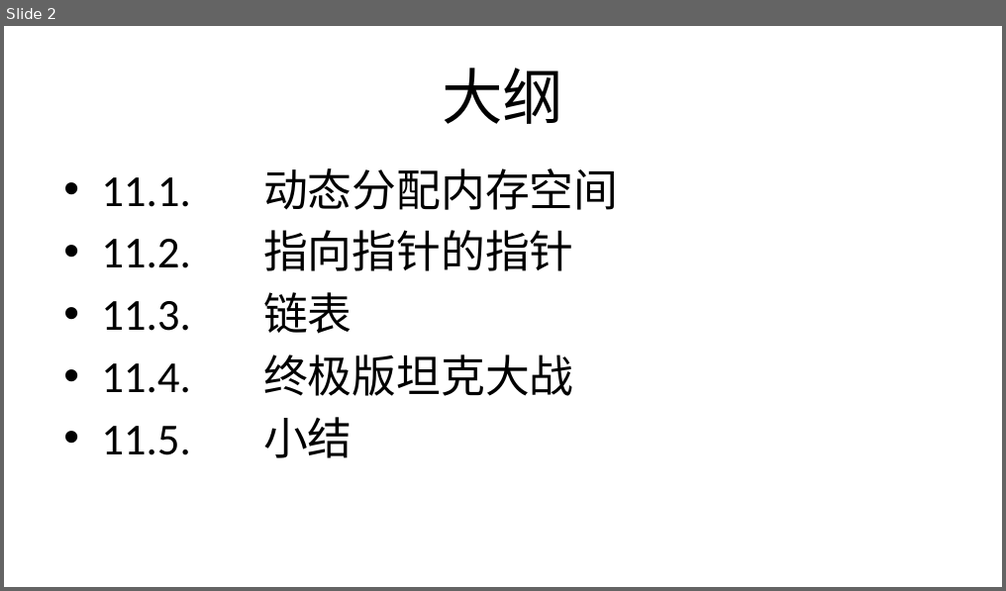
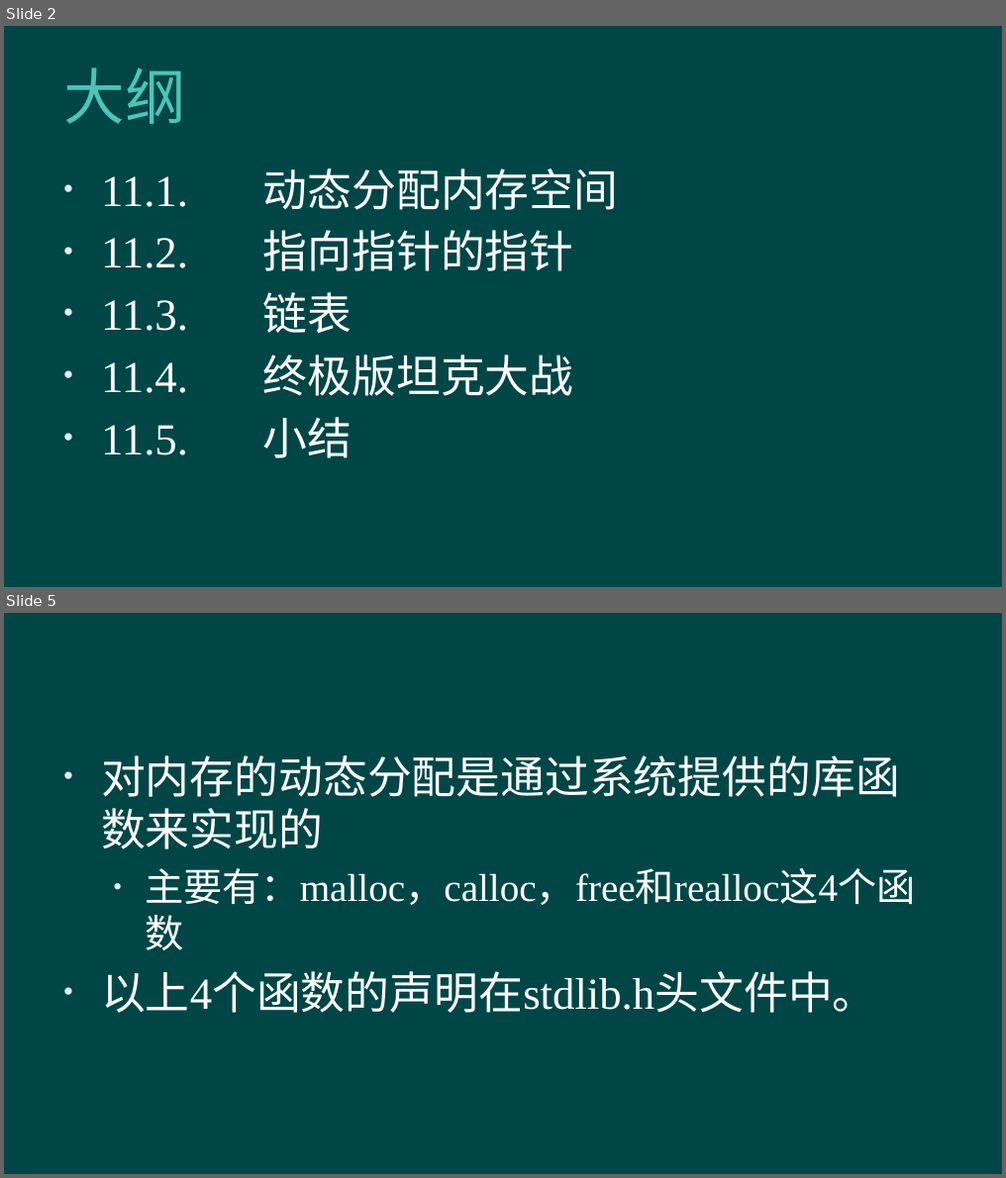
Before and after one commit to hanhonglei/Course_BasicGameProgramming, a slide deck: 第11章 指针的高级应用/第11章 指针的高级应用.pptx. Shown one above the other, each under a label of ours: slide 2 before the commit, slides 2 and 5 after it; the slides between them are not shown. The pictures are 1006x591 and 1006x1178 pixels, drawn with LibreOffice and Linux fonts; fonts in the diff are those of the drawing; background and template pictures are left out. Boxes give left, top, right and bottom in pixels: in the first picture for what was removed or moved away, otherwise in the second. Text is boxed around its words. In the diff, an @@ line names an element or a change of style, - is before the commit and + after.

```diff
--- a/第11章 指针的高级应用/第11章 指针的高级应用.pptx
+++ b/第11章 指针的高级应用/第11章 指针的高级应用.pptx
@@ slide 5 added at box(4, 613, 1002, 1174), background #004646 @@
@@ text added at box(101, 756, 915, 1013), 32 pt, text #FFFFFF @@
+• 对内存的动态分配是通过系统提供的库函数来实现的
+  • 主要有：malloc，calloc，free和realloc这4个函数
+• 以上4个函数的声明在stdlib.h头文件中。
@@ slide 2 changed as well @@
@@ background #FFFFFF to #004646 @@
@@ title "大纲" at box(63, 68, 186, 124): font Calibri to Arial, text colour #000000 to #4BC5B9, letter spacing 0 to 0.5 pt; alignment centre to left @@
@@ text "11.1. 动态分配内存空间" at box(101, 169, 619, 459): font Calibri to Times New Roman, text colour #000000 to #FFFFFF @@
```
Also in this commit, not shown: 1 other slide changed, 31 other slides added.
